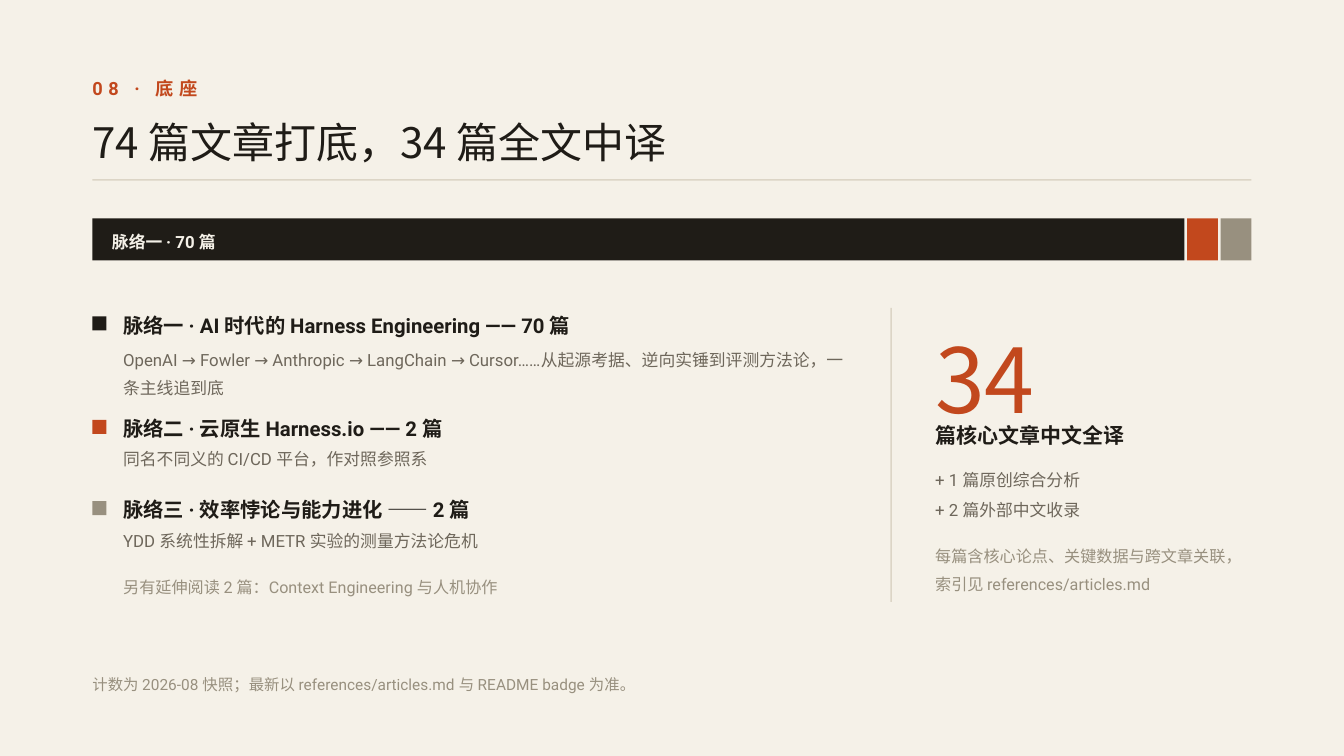
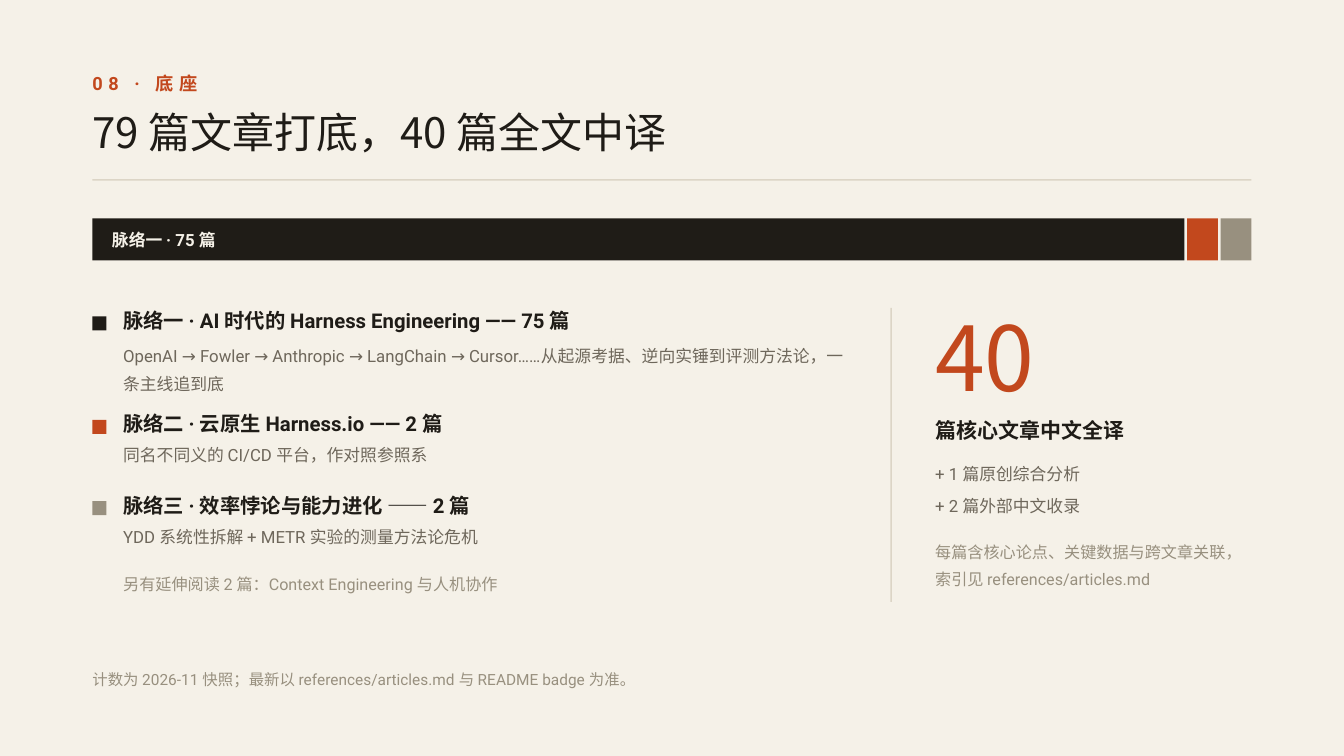
Before and after one commit to deusyu/harness-engineering, a slide deck: slide 9 of works/harness-engineering-intro-deck/deck/deck.pptx. Drawn at 1344x756 pixels with LibreOffice and Linux fonts; fonts in the diff are those of the drawing. Boxes give left, top, right and bottom in pixels: in the first picture for what was removed or moved away, otherwise in the second. Text is boxed around its words. In the diff, an @@ line names an element or a change of style, - is before the commit and + after.

```diff
--- a/works/harness-engineering-intro-deck/deck/deck.pptx
+++ b/works/harness-engineering-intro-deck/deck/deck.pptx
@@ text "08 · 底座" at (92, 74, 198, 92): line spacing 1.2 to 15.6pt @@
@@ text at (92, 112, 666, 153): text changed @@
-74 篇文章打底，34 篇全文中译
+79 篇文章打底，40 篇全文中译
@@ text at (112, 229, 216, 251): text changed @@
-脉络一 · 70 篇
+脉络一 · 75 篇
@@ text at (123, 307, 570, 334): text changed @@
-脉络一 · AI 时代的 Harness Engineering —— 70 篇
+脉络一 · AI 时代的 Harness Engineering —— 75 篇
@@ text at (935, 324, 1034, 392): text changed @@
-34
+40
@@ text "OpenAI → Fowler → Anthropic ..." at (123, 348, 843, 391): line spacing 1.4 to 20pt @@
@@ text "脉络二 · 云原生 Harness.io —— ..." at (123, 410, 442, 437): line spacing 1.2 to 17.4pt @@
@@ text "篇核心文章中文全译" at (935, 420, 1124, 440): line spacing 1.2 to 18pt @@
@@ text "同名不同义的 CI/CD 平台，作对照参照系" at (123, 447, 427, 463): line spacing 1.2 to 14.4pt @@
@@ text "+ 1 篇原创综合分析" at (949, 466, 1081, 514): line spacing 1.5 to 22.5pt @@
@@ text "脉络三 · 效率悖论与能力进化 —— 2 ..." at (123, 492, 469, 519): line spacing 1.2 to 17.4pt @@
@@ text "YDD 系统性拆解 + METR 实验的测量方法论危机" at (123, 529, 478, 545): line spacing 1.2 to 14.4pt @@
@@ text "每篇含核心论点、关键数据与跨文章关联，索引见 references/articles.md" at (935, 544, 1241, 586): line spacing 1.45 to 19.5pt @@
@@ text "另有延伸阅读 2 篇：Context Engineering 与人机协作" at (123, 576, 498, 593): line spacing 1.2 to 13.8pt @@
@@ text at (92, 672, 635, 688): text changed @@
-计数为 2026-08 快照；最新以 references/articles.md 与 README badge 为准。
+计数为 2026-11 快照；最新以 references/articles.md 与 README badge 为准。
```
Also in this commit, not shown: 9 other slides changed, 18 other files.
